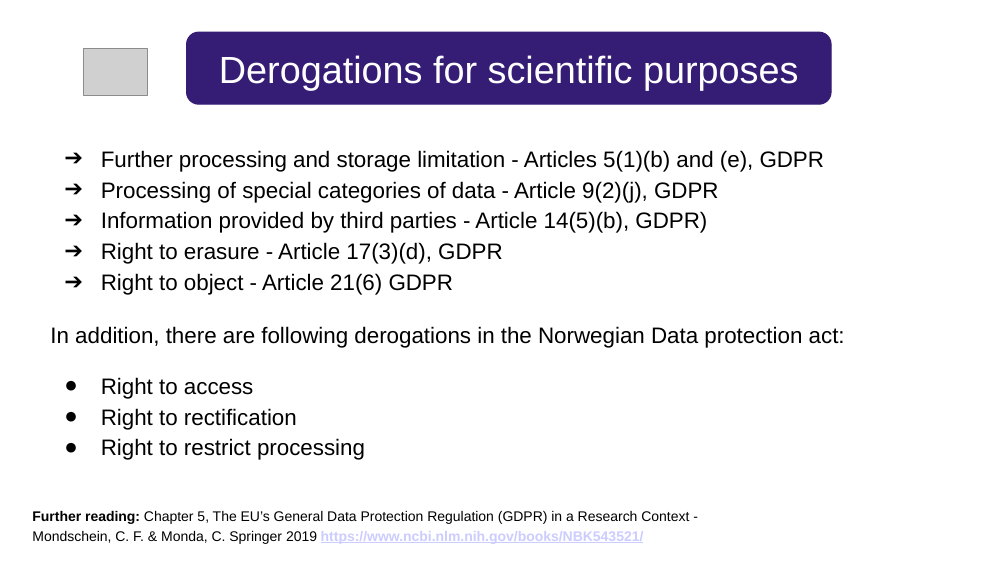
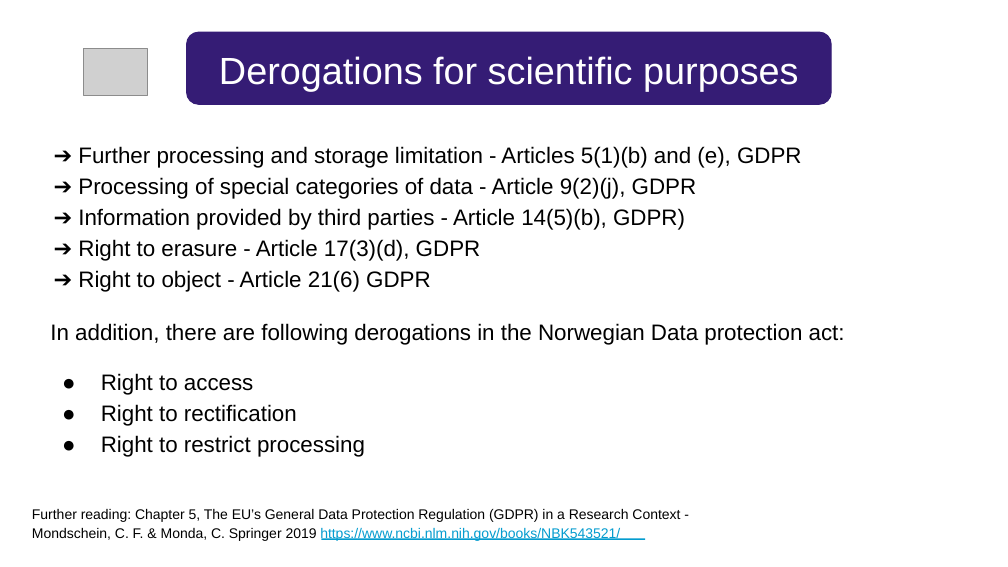
Before and after one commit to ELIXIR-Norway-Training/DMP-writing-workshop, a slide deck: slide 33 of 04_GDPR.odp (slide 34 before the commit). Drawn at 1008x567 pixels with LibreOffice and Linux fonts; fonts in the diff are those of the drawing; grey boxes stand for pictures. Boxes give left, top, right and bottom in pixels: in the first picture for what was removed or moved away, otherwise in the second. Text is boxed around its words. In the diff, an @@ line names an element or a change of style, - is before the commit and + after.

Commit message:
Uploaded slides on GDPR

```diff
--- a/04_GDPR.odp
+++ b/04_GDPR.odp
@@ text added at bbox=[78, 146, 802, 168], 16 pt, text #000000 @@
+➔ Further processing and storage limitation - Articles 5(1)(b) and (e), GDPR
@@ text added at bbox=[78, 177, 697, 199], 16 pt, text #000000 @@
+➔ Processing of special categories of data - Article 9(2)(j), GDPR
@@ text removed at bbox=[101, 150, 825, 295] @@
-➔ Further processing and storage limitation - Articles 5(1)(b) and (e), GDPR
-➔ Processing of special categories of data - Article 9(2)(j), GDPR
-➔ Information provided by third parties - Article 14(5)(b), GDPR)
-➔ Right to erasure - Article 17(3)(d), GDPR
-➔ Right to object - Article 21(6) GDPR
@@ text added at bbox=[78, 208, 685, 230], 16 pt, text #000000 @@
+➔ Information provided by third parties - Article 14(5)(b), GDPR)
@@ text added at bbox=[78, 239, 481, 261], 16 pt, text #000000 @@
+➔ Right to erasure - Article 17(3)(d), GDPR
@@ text added at bbox=[78, 270, 431, 292], 16 pt, text #000000 @@
+➔ Right to object - Article 21(6) GDPR
@@ text "In addition, there are following ..." at bbox=[50, 323, 845, 345]: line spacing 1.15 to 1; less space between paragraphs @@
@@ text added at bbox=[62, 369, 85, 399], 16 pt, text #000000 @@
+●
@@ text at bbox=[101, 377, 365, 460]: paragraphs removed @@
-● Right to access
-● Right to rectification
-● Right to restrict processing
@@ text added at bbox=[101, 373, 254, 395], 16 pt, text #000000 @@
+Right to access
@@ text added at bbox=[62, 399, 85, 429], 16 pt, text #000000 @@
+●
@@ text added at bbox=[101, 404, 297, 426], 16 pt, text #000000 @@
+Right to rectification
@@ text added at bbox=[62, 430, 85, 461], 16 pt, text #000000 @@
+●
@@ text added at bbox=[101, 435, 365, 457], 16 pt, text #000000 @@
+Right to restrict processing
@@ text at bbox=[32, 509, 680, 522]: text changed @@
-Further reading: Chapter 5, The EU’s General Data Protection Regulation (GDPR) in a Research Context - Mondschein, C. F. & Monda, C. Springer 2019 https://www.ncbi.nlm.nih.gov/books/NBK543521/
+Further reading: Chapter 5, The EU’s General Data Protection Regulation (GDPR) in a Research Context -
@@ freeform shape added at bbox=[144, 505, 700, 522], fill #FFFFFF @@
@@ text added at bbox=[32, 528, 620, 541], 10 pt, text #049CCF @@
+Mondschein, C. F. & Monda, C. Springer 2019 https://www.ncbi.nlm.nih.gov/books/NBK543521/
@@ freeform shape added at bbox=[322, 538, 645, 539], fill #049CCF @@
```
Also in this commit, not shown: 45 other slides changed, 5 slides added, 3 slides removed, 3 other files.
